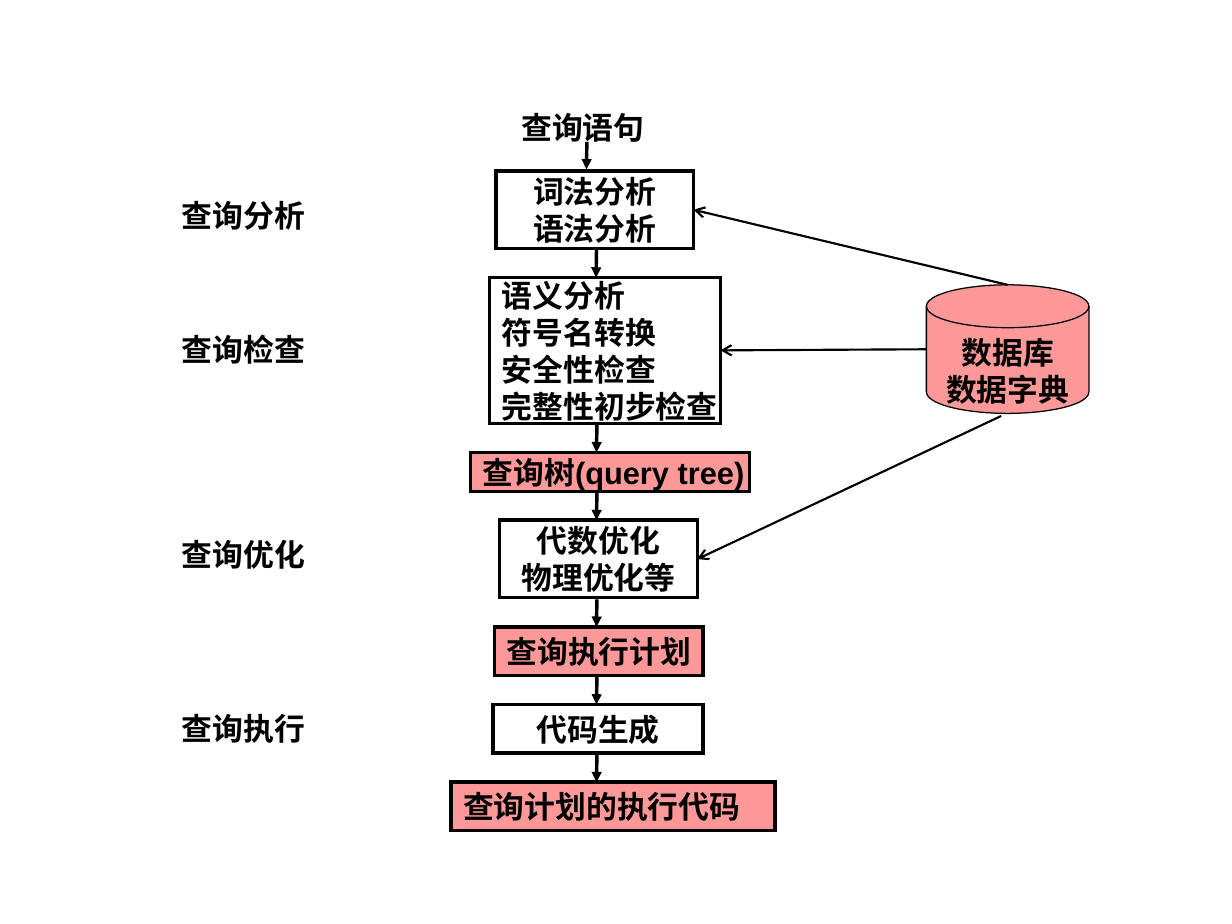
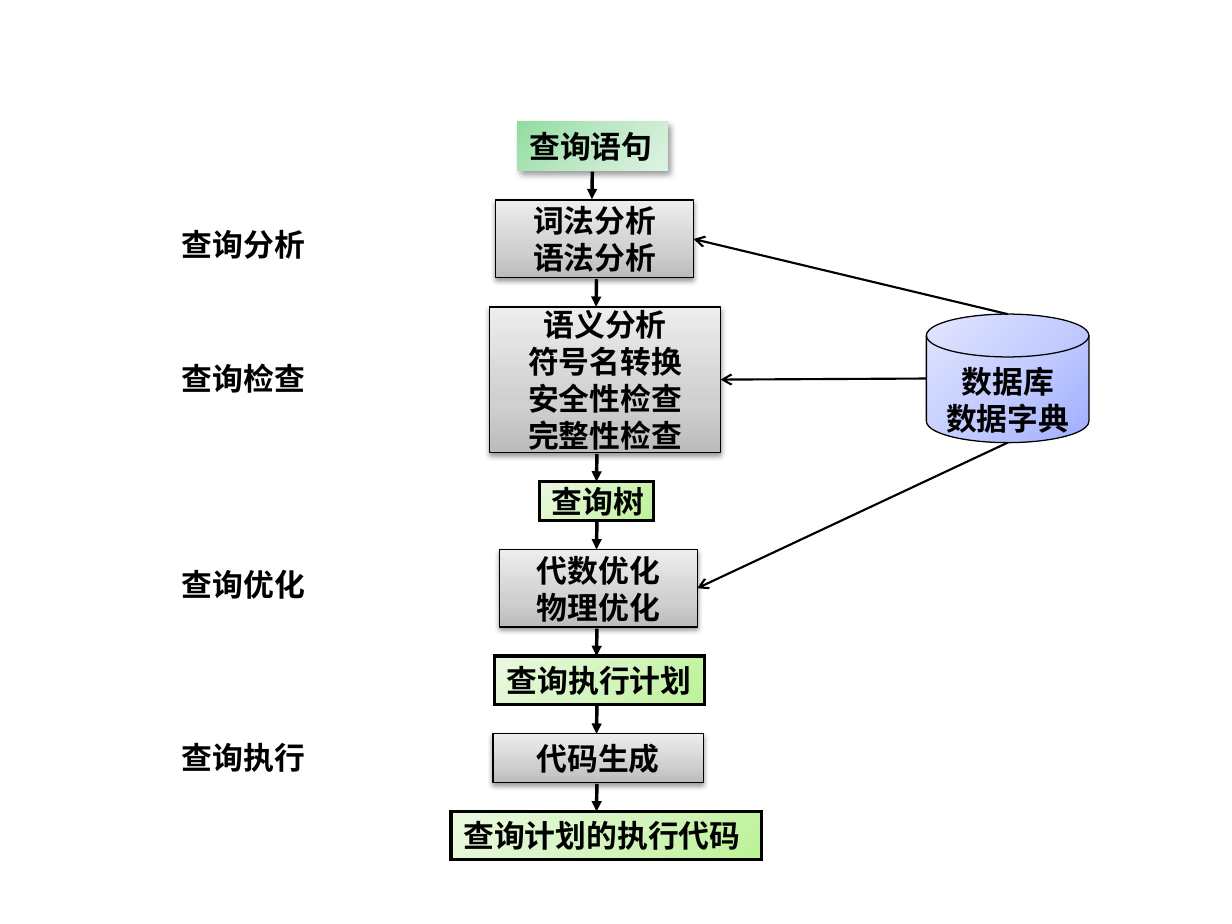
Before and after one commit to HBU/DataBase, a slide deck: slide 4 of PPT/PPT2020/DB第09章.pptx. Drawn at 1232x924 pixels with LibreOffice and Linux fonts; fonts in the diff are those of the drawing; background and template pictures are left out. Boxes give left, top, right and bottom in pixels: in the first picture for what was removed or moved away, otherwise in the second. Text is boxed around its words. In the diff, an @@ line names an element or a change of style, - is before the commit and + after.

```diff
--- a/PPT/PPT2020/DB第09章.pptx
+++ b/PPT/PPT2020/DB第09章.pptx
@@ rectangle "查询语句": place and size @@
-rectangle "查询语句" at box(521, 112, 644, 148)
+rectangle "查询语句" at box(517, 121, 668, 170)
@@ rectangle "查询语句" at box(517, 121, 668, 170): fill none to gradient #91DEA0 to #BDE8C5 to #DFF3E3; shadow on @@
@@ arrow moved from (586, 142) - (586, 170) to (593, 171) - (591, 200) @@
@@ text in rectangle at box(528, 305, 682, 413): alignment left to centre @@
@@ cylinder "数据库" at box(926, 314, 1089, 442): fill #FF9999 to gradient #A0AFFF to #C5CEFF to #E3E7FF @@
@@ 8 arrows, 5 rectangles, 4 texts, 1 cylinder: place and size @@
-8 arrows, 5 rectangles, 4 texts, 1 cylinder at box(182, 171, 1089, 782)
+8 arrows, 5 rectangles, 4 texts, 1 cylinder at box(182, 200, 1089, 812)
@@ text in rectangle at box(528, 421, 682, 456): text changed @@
-完整性初步检查
+完整性检查
@@ arrow moved from (1002, 416) - (697, 559) to (1008, 442) - (697, 588) @@
@@ fill #FF9999 to gradient #BEF297 to #D5F6C0 to #EAFAE0 in 3 elements at box(494, 657, 705, 705), box(451, 812, 761, 860), box(540, 482, 653, 521) @@
@@ rectangle "查询树": place and size @@
-rectangle "查询树" at box(471, 452, 750, 492)
+rectangle "查询树" at box(540, 482, 653, 521)
@@ text in rectangle at box(552, 482, 644, 522): text changed @@
-查询树(query tree)
+查询树
@@ fill none to gradient #BDBDBD to #D1D1D1 to #EEEEEE; outline #000000 2 pt to #000000 0.75 pt; shadow on in 4 elements at box(495, 200, 694, 277), box(493, 734, 703, 782), box(490, 307, 721, 452), box(500, 549, 697, 627) @@
@@ text in rectangle at box(537, 593, 660, 627): text changed @@
-物理优化等
+物理优化
@@ rectangle "查询计划的执行代码": place and size @@
-rectangle "查询计划的执行代码" at box(451, 782, 775, 830)
+rectangle "查询计划的执行代码" at box(451, 812, 761, 860)
```
Also in this commit, not shown: 26 other slides changed, 2 other files.
